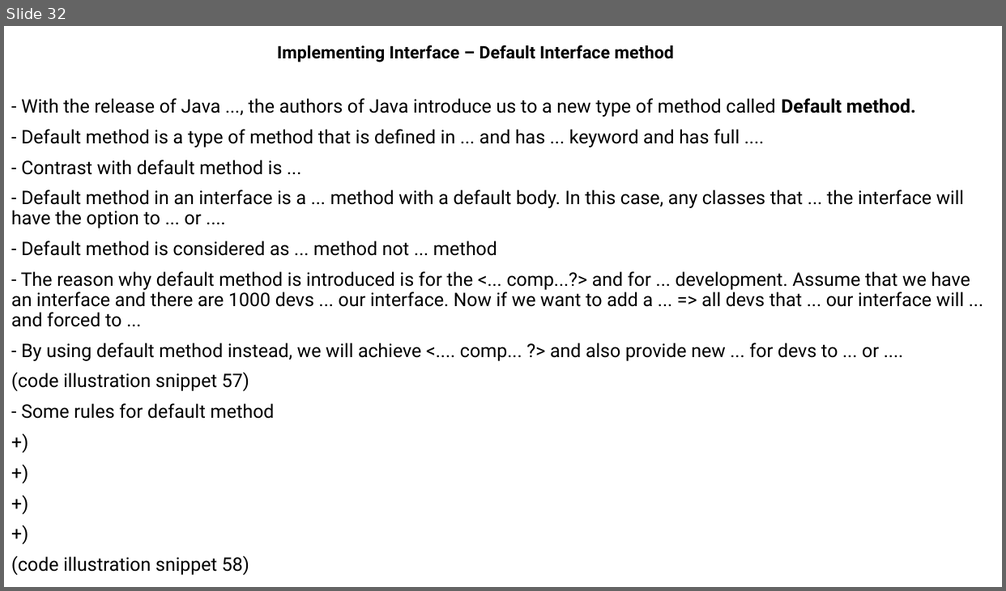
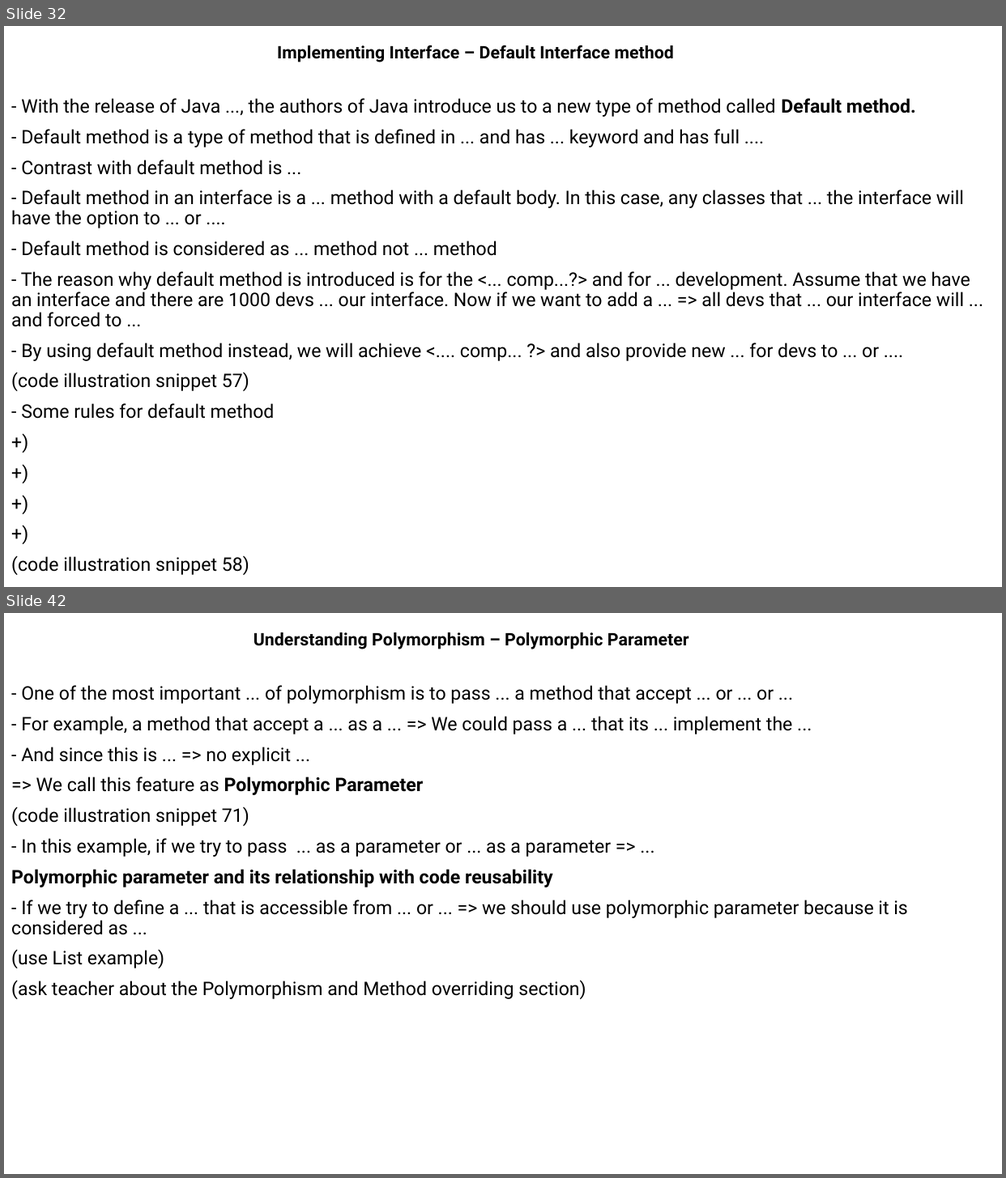
Before and after one commit to MaiDinhVinh/CS-Java, a slide deck: self-study resources/J8SE1/Chapter 5 - Class Design.pptx. Shown one above the other, each under a label of ours: slide 32 before the commit, slides 32 and 42 after it; the slides between them are not shown. The pictures are 1006x591 and 1006x1178 pixels, drawn with LibreOffice and Linux fonts; fonts in the diff are those of the drawing. Boxes give left, top, right and bottom in pixels: in the first picture for what was removed or moved away, otherwise in the second. Text is boxed around its words. In the diff, an @@ line names an element or a change of style, - is before the commit and + after.

```diff
--- a/self-study resources/J8SE1/Chapter 5 - Class Design.pptx
+++ b/self-study resources/J8SE1/Chapter 5 - Class Design.pptx
@@ slide 42 added at bbox=[4, 613, 1002, 1174], background #FFFFFF @@
@@ subtitle added at bbox=[253, 632, 689, 649], 16.6 pt, text #000000, bold @@
+Understanding Polymorphism – Polymorphic Parameter
@@ text added at bbox=[11, 685, 908, 999], 18 pt, text #000000 @@
+- One of the most important ... of polymorphism is to pass ... a method that accept ... or ... or ...
+- For example, a method that accept a ... as a ... => We could pass a ... that its ... implement the ...
+- And since this is ... => no explicit ...
+=> We call this feature as Polymorphic Parameter
+(code illustration snippet 71)
+- In this example, if we try to pass ... as a parameter or ... as a parameter => ...
+Polymorphic parameter and its relationship with code reusability
+- If we try to define a ... that is accessible from ... or ... => we should use polymorphic parameter because it is considered as ...
+(use List example)
+(ask teacher about the Polymorphism and Method overriding section)
```
Also in this commit, not shown: 9 other slides added, 26 other files.
